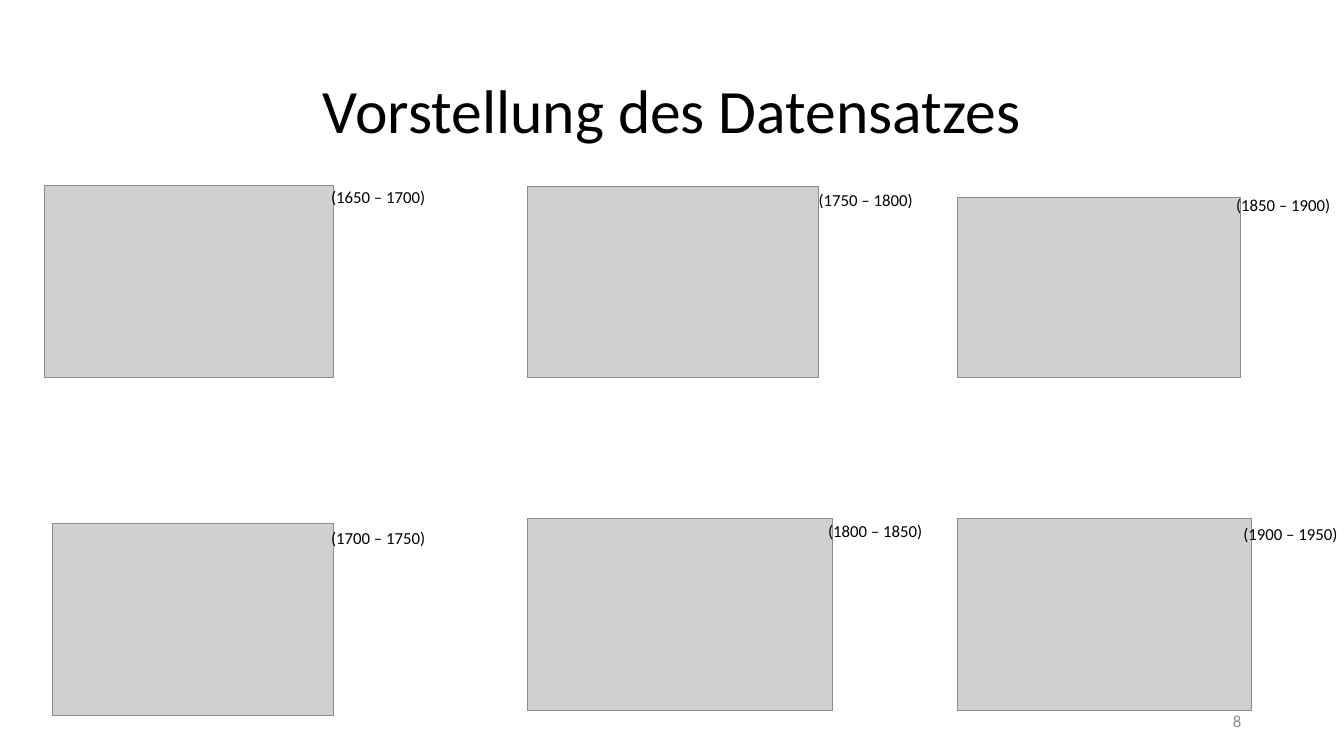
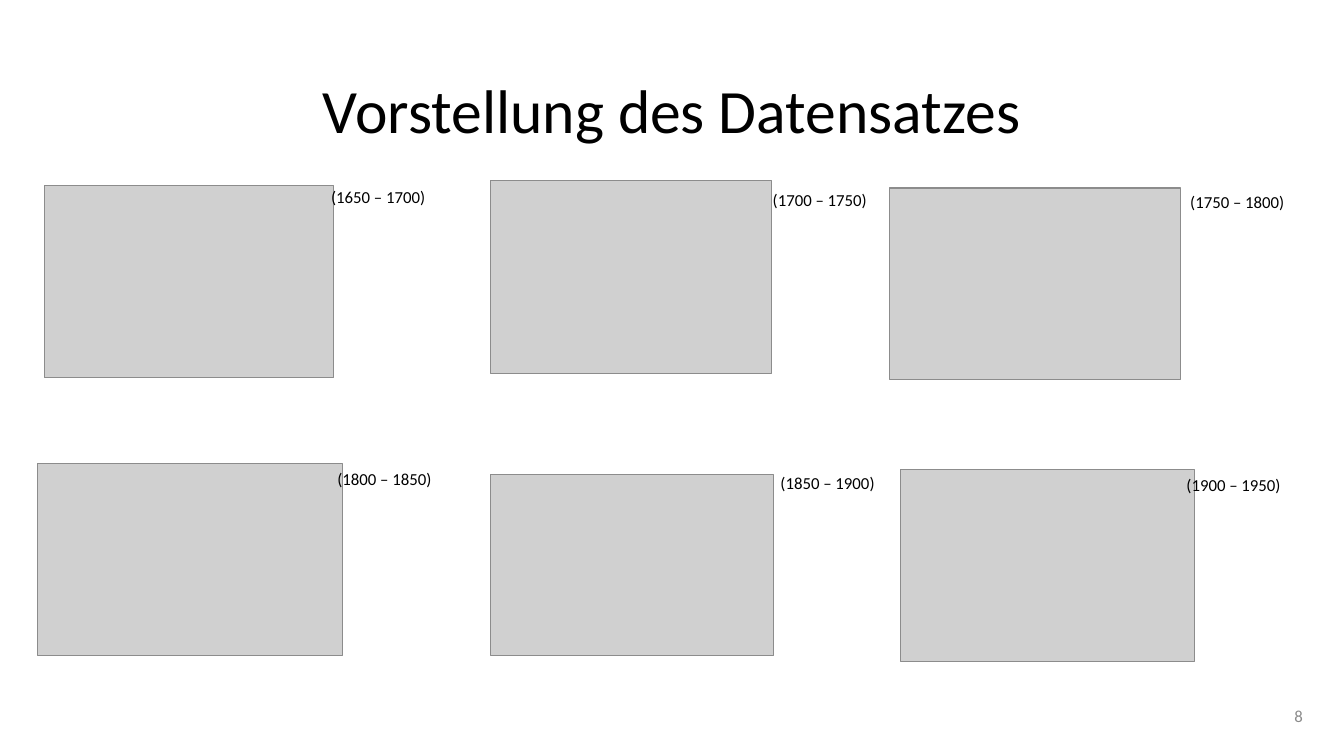
Before and after one commit to LennartKeller/TextklassifikationsProjekt2019, a slide deck: slide 8 of Projektgruppenpräsention.pptx. Drawn at 1344x756 pixels with LibreOffice and Linux fonts; fonts in the diff are those of the drawing; grey boxes stand for pictures. Boxes give left, top, right and bottom in pixels: in the first picture for what was removed or moved away, otherwise in the second. Text is boxed around its words. In the diff, an @@ line names an element or a change of style, - is before the commit and + after.

Commit message:
update

```diff
--- a/Projektgruppenpräsention.pptx
+++ b/Projektgruppenpräsention.pptx
@@ picture moved from (x1=52, y1=523, x2=334, y2=716) to (x1=491, y1=180, x2=772, y2=373) @@
@@ text "(1700 – 1750)" rewrapped from (x1=331, y1=531, x2=425, y2=549) to (x1=773, y1=194, x2=867, y2=208) @@
@@ picture moved from (x1=527, y1=187, x2=818, y2=378) to (x1=890, y1=189, x2=1181, y2=380) @@
@@ text "(1750 – 1800)" moved from (x1=819, y1=194, x2=913, y2=208) to (x1=1190, y1=196, x2=1284, y2=210) @@
@@ picture moved from (x1=527, y1=519, x2=832, y2=711) to (x1=38, y1=464, x2=343, y2=655) @@
@@ text "(1800 – 1850)" moved from (x1=828, y1=524, x2=922, y2=542) to (x1=337, y1=472, x2=431, y2=490) @@
@@ picture moved from (x1=958, y1=198, x2=1241, y2=378) to (x1=491, y1=475, x2=774, y2=655) @@
@@ text "(1850 – 1900)" rewrapped from (x1=1236, y1=198, x2=1330, y2=216) to (x1=780, y1=477, x2=874, y2=491) @@
@@ picture moved from (x1=958, y1=519, x2=1251, y2=711) to (x1=901, y1=470, x2=1195, y2=661) @@
@@ text "(1900 – 1950)" moved from (x1=1243, y1=527, x2=1337, y2=545) to (x1=1186, y1=478, x2=1280, y2=496) @@
@@ page number moved from (x1=1233, y1=715, x2=1241, y2=727) to (x1=1294, y1=710, x2=1302, y2=722) @@
```
